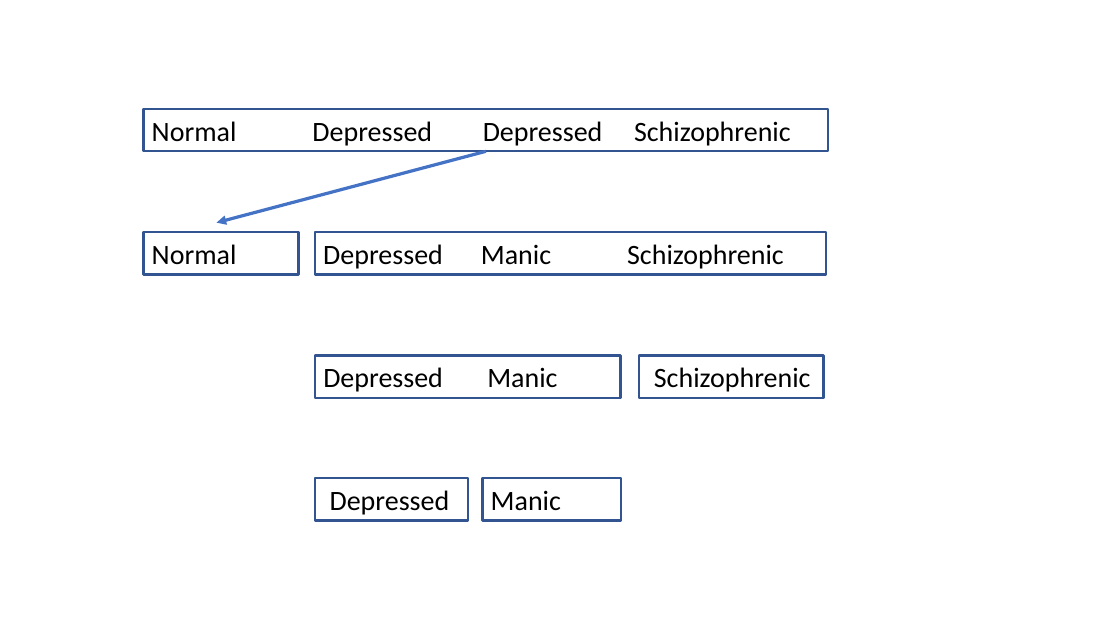
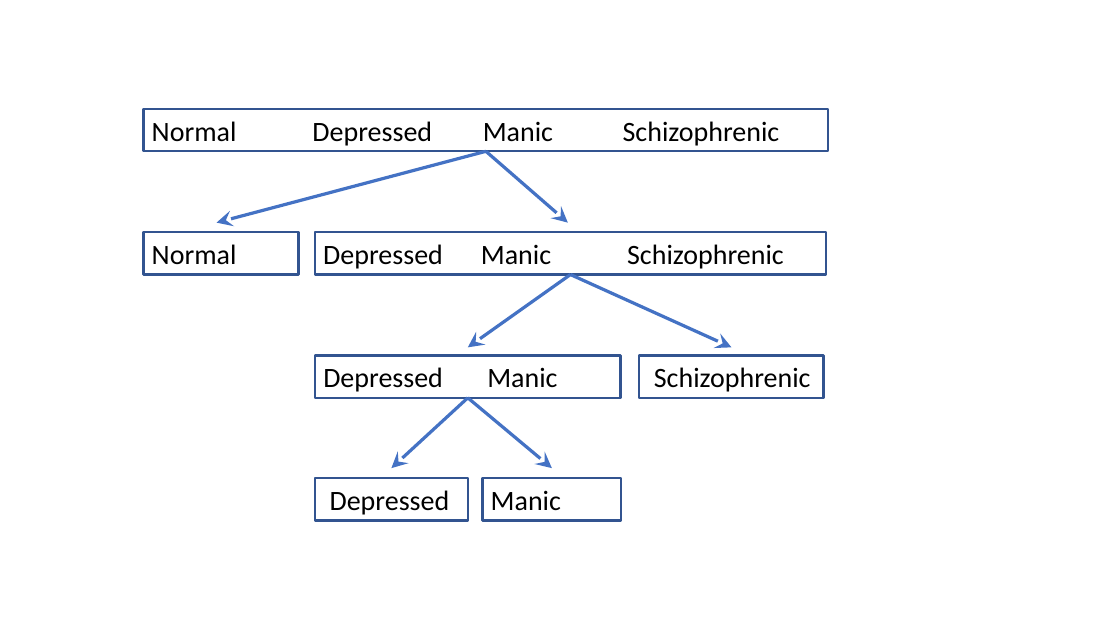
Before and after one commit to friendly/nestedLogit, a slide deck: slide 2 of vignettes/fig/nested-ex.pptx. Drawn at 1120x630 pixels with LibreOffice and Linux fonts; fonts in the diff are those of the drawing. Boxes give left, top, right and bottom in pixels: in the first picture for what was removed or moved away, otherwise in the second. Text is boxed around its words. In the diff, an @@ line names an element or a change of style, - is before the commit and + after.

```diff
--- a/vignettes/fig/nested-ex.pptx
+++ b/vignettes/fig/nested-ex.pptx
@@ text in rectangle at (152,121,780,146): text changed @@
-Normal Depressed Depressed Schizophrenic
+Normal Depressed Manic Schizophrenic
@@ arrow (486, 151) - (217, 223): arrowheads changed @@
@@ arrow added from (486, 151) to (568, 223), #4472C4 2.75 pt @@
@@ arrow added from (571, 275) to (468, 348), #4472C4 2.75 pt @@
@@ arrow added from (571, 275) to (732, 348), #4472C4 2.75 pt @@
@@ arrow added from (468, 398) to (392, 468), #4472C4 2.75 pt @@
@@ arrow added from (468, 398) to (552, 468), #4472C4 2.75 pt @@
```
Also in this commit, not shown: 5 other files.
